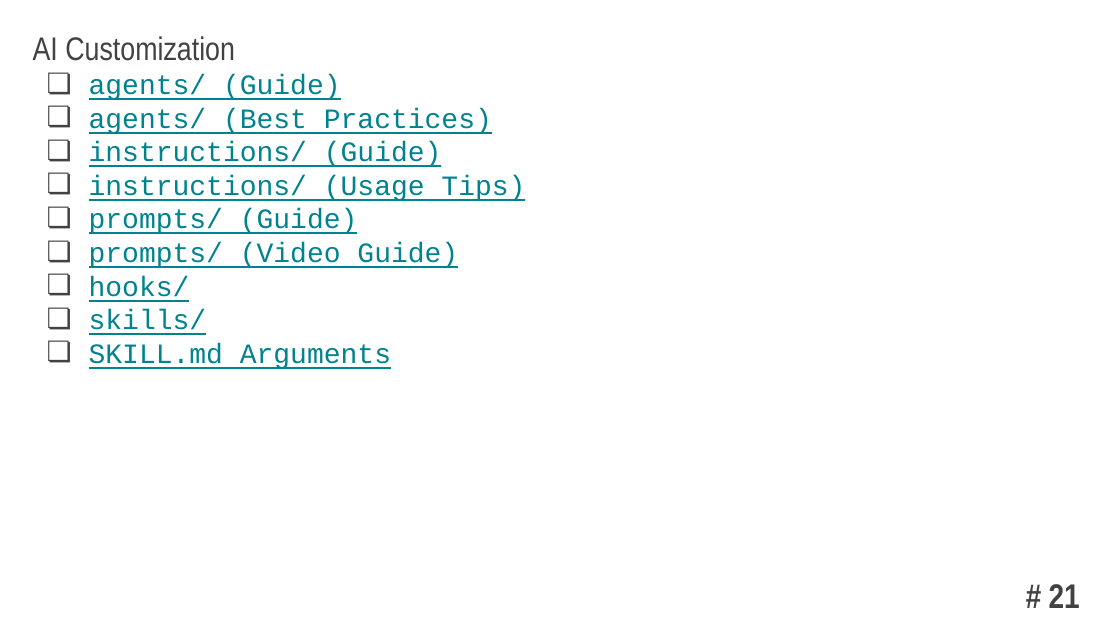
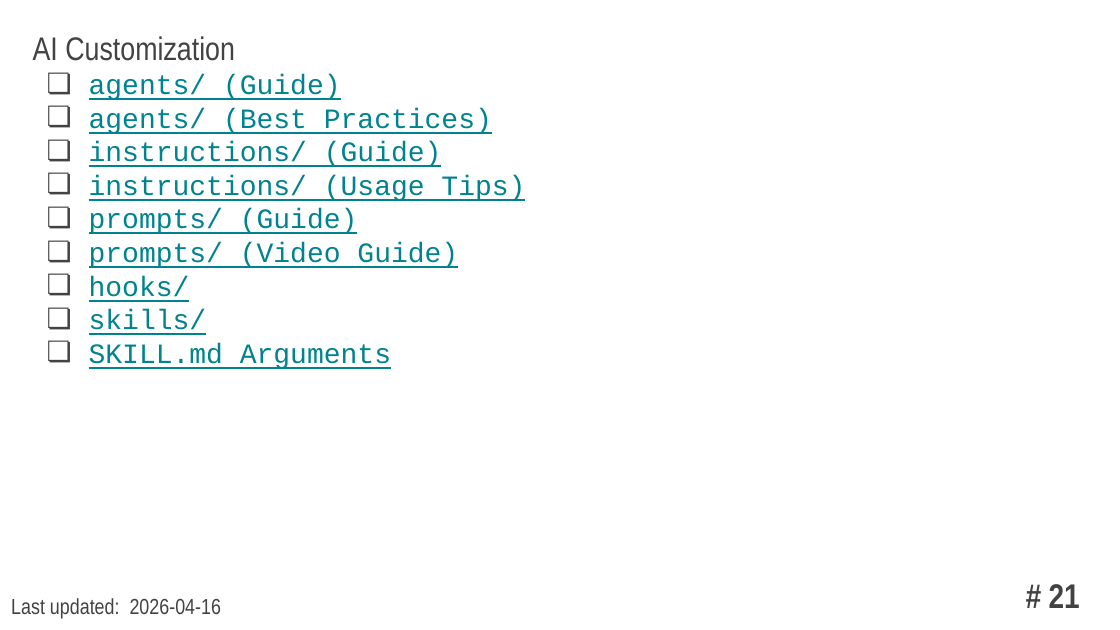
Before and after one commit to oleksandkov/oleksandkov-maded, a slide deck: slide 21 of presentations/.github Presentation/github folder in the project.pptx. Drawn at 1120x630 pixels with LibreOffice and Linux fonts; fonts in the diff are those of the drawing. Boxes give left, top, right and bottom in pixels: in the first picture for what was removed or moved away, otherwise in the second. Text is boxed around its words. In the diff, an @@ line names an element or a change of style, - is before the commit and + after.

```diff
--- a/presentations/.github Presentation/github folder in the project.pptx
+++ b/presentations/.github Presentation/github folder in the project.pptx
@@ text added at <box>11,598,221,619</box>, 14 pt, text #424242 @@
+Last updated: 2026-04-16
```
Also in this commit, not shown: 1 other slide changed, 1 other file.
